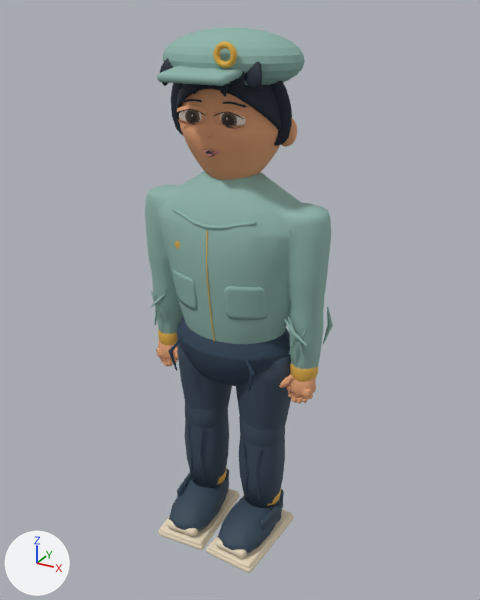
What one commit did to the Blender file models/atrium/residents/he.blend.
Before and after are seen from a 50 mm camera at (1.02, -1.811, 1.838) aimed at (0.028, -0.007, 0.936). Every picture has the same lights, and +X, +Y and +Z are marked at lower left. The first picture is the older version.

Before the edit, the objects in view are built like this:
```python
me_rounded_patch_pocket__1 = bpy.data.meshes.new('Rounded patch pocket_-1')
me_rounded_patch_pocket__1.from_pydata(...)  # 81 vertices, 64 faces; spans x -0.175..-0.055, y -0.1597..-0.0867, z 0.93..1.05
me_rounded_patch_pocket__1.polygons.foreach_set('use_smooth', [True] * 64)
me_rounded_patch_pocket__1.materials.append(mat_listener_jersey_knit_fabric)  # greyish green #8fb5ab
me_sphere_020 = bpy.data.meshes.new('Sphere.020')
me_sphere_020.from_pydata(...)  # a UV sphere (28 segments, 14 rings, poles along z) spanning x -0.29..0.29, y -0.22..0.22, z -0.12..0.12
me_sphere_020.materials.append(mat_listener_jersey_knit_fabric)  # greyish green #8fb5ab
ob_capcrown = bpy.data.objects.new('CapCrown', me_sphere_020)
ob_capcrown.parent = ob_headpivot
ob_capcrown.location = (0.0, -0.005, 0.255)
ob_headpivot = bpy.data.objects.new('HeadPivot', None)
ob_headpivot.parent = ob_visualroot
ob_headpivot.location = (0.0, 0.0, 1.516)
ob_headpivot.scale = (0.764, 0.726, 0.722)
ob_rounded_patch_pocket__1 = bpy.data.objects.new('Rounded patch pocket_-1', me_rounded_patch_pocket__1)
ob_rounded_patch_pocket__1.parent = ob_visualroot
ob_rounded_patch_pocket__1.location = (0.0, 0.0, 0.0)
_m = ob_rounded_patch_pocket__1.modifiers.new('Patch cloth thickness', 'SOLIDIFY')
_m.thickness = 0.002
# also in view: 'Rounded patch pocket_1' at (0.115, -0.123, 0.99); 'Head' at (0.0, 0.0, 1.516); 'SkinnedArticulationDetail' at (0.0, -0.009, 0.635); 'CapBrim' at (0.0, -0.174, 1.671); 'SkinnedArticulationCore' at (0.0, -0.044, 0.691)
```
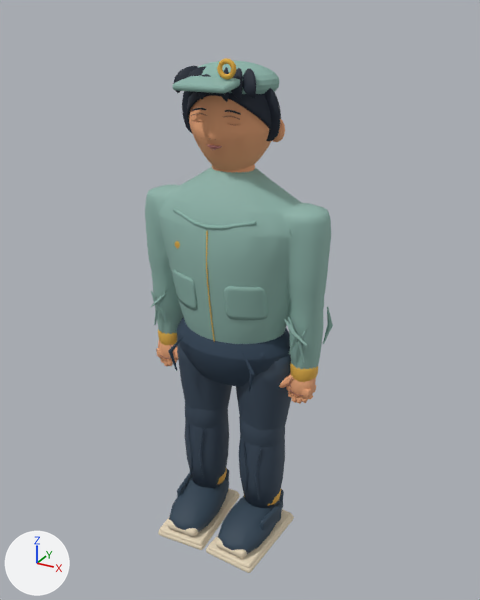
ob_headpivot is not drawn itself; it is the parent of ob_head, ob_earshell__1, ob_earconcha__1, ob_eyepivot__1, ob_browpivot__1, ob_earshell_1, ob_earconcha_1, ob_eyepivot_1.

Where the newer file only moved an object's origin or applied its transform, the numbers keep the older frame.

Boxes [x1, y1, x2, y2] around the edits, measured in the pictures (480 x 600 px):
'Head', rescaled (19% narrower, 17% shorter)
    before: [179, 89, 280, 180]
    after: [189, 96, 271, 171]
'CapCrown', reshaped
    before: [163, 27, 305, 85]
    after: [198, 61, 280, 94]
'Hair continuous scalp', rescaled (19% narrower, 20% shorter)
    before: [176, 83, 292, 131]
    after: [187, 92, 281, 130]
'CapBrim', rescaled
    before: [157, 66, 242, 86]
    after: [172, 76, 240, 94]
'Hair temple 1', rescaled (23% narrower, 18% shorter)
    before: [271, 81, 292, 146]
    after: [264, 88, 280, 141]
'CapBadge', rescaled (20% narrower, 21% shorter)
    before: [213, 41, 237, 68]
    after: [217, 58, 236, 79]
'Hair swept fringe 5', rescaled
    before: [245, 62, 262, 92]
    after: [242, 68, 256, 98]
'Hair temple -1', rescaled
    before: [171, 83, 183, 135]
    after: [182, 91, 193, 134]
'EarShell_1', rescaled (18% narrower, 20% shorter)
    before: [281, 118, 297, 147]
    after: [272, 119, 285, 142]
'Hair swept fringe 4', rescaled
    before: [230, 71, 245, 94]
    after: [231, 68, 243, 100]
'Hair swept fringe 0', rescaled
    before: [160, 58, 173, 86]
    after: [174, 66, 198, 93]
'UpperLidSkin_1', rescaled
    before: [213, 108, 245, 117]
    after: [224, 114, 241, 119]
'Hair swept fringe 1', rescaled
    before: [175, 83, 184, 90]
    after: [187, 66, 206, 96]
'Hair swept fringe 3', rescaled
    before: [216, 83, 228, 97]
    after: [220, 67, 229, 102]
'UpperLidSkin_-1', rescaled
    before: [177, 106, 207, 114]
    after: [190, 111, 206, 115]
'Hair swept fringe 2', rescaled
    before: [190, 84, 200, 94]
    after: [199, 74, 211, 100]
'Brow_1', rescaled
    before: [222, 102, 246, 108]
    after: [225, 110, 241, 115]
'EyeWhite_-1', reshaped (not visible afterwards)
    before: [179, 110, 202, 122]
'Brow_-1', rescaled (32% narrower, 20% shorter)
    before: [181, 99, 202, 103]
    after: [192, 108, 206, 111]
'LowerLidSkin_-1', rescaled
    before: [178, 120, 206, 125]
    after: [191, 119, 205, 122]
'MouthClosed', rescaled
    before: [200, 149, 220, 154]
    after: [206, 144, 222, 149]
'LowerLidSkin_1', rescaled
    before: [215, 123, 244, 128]
    after: [227, 123, 240, 125]
'UpperLid_-1', rescaled (not visible afterwards)
    before: [177, 109, 205, 115]
'UpperLid_1', rescaled (not visible afterwards)
    before: [213, 112, 244, 119]
'MouthOpenUpperRim', rescaled (not visible afterwards)
    before: [204, 150, 214, 154]
'NoseTip', no longer drawn
    before: [207, 132, 212, 137]

What the commit changed:
me_sphere_020 is used by ob_capcrown; parent ob_headpivot; location (0.0, -0.005, 0.255).
me_sphere_020 had 366 vertices, 392 faces and spanned x -0.29..0.29, y -0.22..0.22, z -0.12..0.12.
me_sphere_020 now has 366 vertices, 392 faces and spans x -0.237..0.237, y -0.179..0.18, z -0.145..0.051.
me_sphere_020 part 1: 366 vertices removed from x -0.29..0.29, y -0.22..0.22, z -0.12..0.12; 366 vertices added at x -0.237..0.237, y -0.179..0.18, z -0.145..0.051, forming a UV sphere (28 segments, 14 rings, poles along z).
Object 'HeadPivot' (ob_headpivot) is rescaled from (0.764, 0.726, 0.722) to (0.623, 0.592, 0.589).
